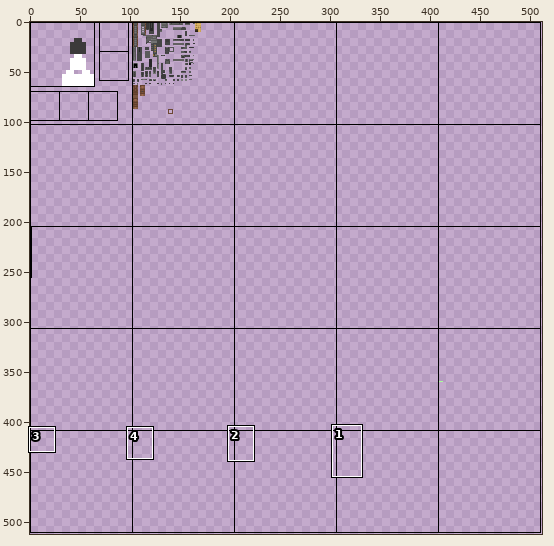
Sprite sheet, stored at src/main/resources/assets/nukacraft/textures/guns/pistol10mm/pistol10mm.png. Above, an overview of the earlier version with the close-up marked.
Close-up. As it was:
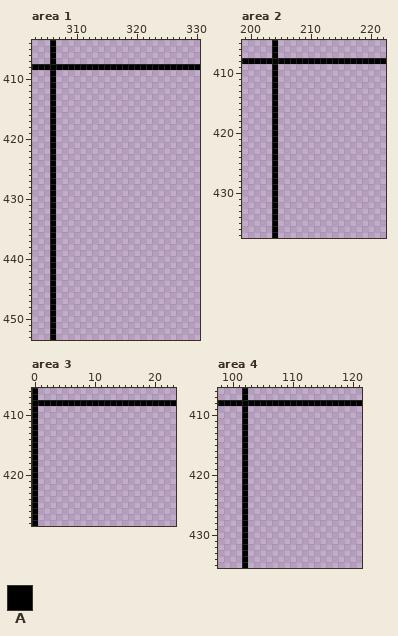
The file is 512x512 pixels. Colours within 5 levels of each other are drawn and written as one. Shown: area 1: x 303..330, y 404..453; area 2: x 199..222, y 405..437; area 3: x 0..23, y 406..428; area 4: x 98..121, y 406..435. The commit also changed other parts of the picture, which this record leaves out.
Palette (. is transparent): A #000000
Pixels before, area 1, first column x 303:
404 ...A........................
405 ...A........................
406 ...A........................
407 ...A........................
408 AAAAAAAAAAAAAAAAAAAAAAAAAAAA
409 ...A........................
410 ...A........................
411 ...A........................
412 ...A........................
413 ...A........................
414 ...A........................
415 ...A........................
416 ...A........................
417 ...A........................
418 ...A........................
419 ...A........................
420 ...A........................
421 ...A........................
422 ...A........................
423 ...A........................
424 ...A........................
425 ...A........................
426 ...A........................
427 ...A........................
428 ...A........................
429 ...A........................
430 ...A........................
431 ...A........................
432 ...A........................
433 ...A........................
434 ...A........................
435 ...A........................
436 ...A........................
437 ...A........................
438 ...A........................
439 ...A........................
440 ...A........................
441 ...A........................
442 ...A........................
443 ...A........................
444 ...A........................
445 ...A........................
446 ...A........................
447 ...A........................
448 ...A........................
449 ...A........................
450 ...A........................
451 ...A........................
452 ...A........................
453 ...A........................
Pixels before, area 2, first column x 199:
405 .....A..................
406 .....A..................
407 .....A..................
408 AAAAAAAAAAAAAAAAAAAAAAAA
409 .....A..................
410 .....A..................
411 .....A..................
412 .....A..................
413 .....A..................
414 .....A..................
415 .....A..................
416 .....A..................
417 .....A..................
418 .....A..................
419 .....A..................
420 .....A..................
421 .....A..................
422 .....A..................
423 .....A..................
424 .....A..................
425 .....A..................
426 .....A..................
427 .....A..................
428 .....A..................
429 .....A..................
430 .....A..................
431 .....A..................
432 .....A..................
433 .....A..................
434 .....A..................
435 .....A..................
436 .....A..................
437 .....A..................
Pixels before, area 3, first column x 0:
406 A.......................
407 A.......................
408 AAAAAAAAAAAAAAAAAAAAAAAA
409 A.......................
410 A.......................
411 A.......................
412 A.......................
413 A.......................
414 A.......................
415 A.......................
416 A.......................
417 A.......................
418 A.......................
419 A.......................
420 A.......................
421 A.......................
422 A.......................
423 A.......................
424 A.......................
425 A.......................
426 A.......................
427 A.......................
428 A.......................
Pixels before, area 4, first column x 98:
406 ....A...................
407 ....A...................
408 AAAAAAAAAAAAAAAAAAAAAAAA
409 ....A...................
410 ....A...................
411 ....A...................
412 ....A...................
413 ....A...................
414 ....A...................
415 ....A...................
416 ....A...................
417 ....A...................
418 ....A...................
419 ....A...................
420 ....A...................
421 ....A...................
422 ....A...................
423 ....A...................
424 ....A...................
425 ....A...................
426 ....A...................
427 ....A...................
428 ....A...................
429 ....A...................
430 ....A...................
431 ....A...................
432 ....A...................
433 ....A...................
434 ....A...................
435 ....A...................
After the commit:
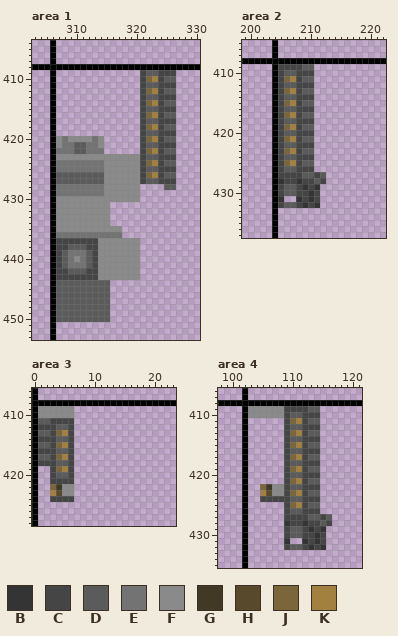
Colours new in this view: B #343434  C #454545  D #5b5b5b  E #737373  F #8a8a8a  G #413825  H #58492d  J #7b653b  K #a28140
Diff:
Changed rows in their new state; - is an unchanged pixel.
Area 1:
first column x 307:
409 --------------CDDCCC
410 --------------CJKCDD
411 --------------CDDCCC
412 --------------CJKCDD
413 --------------CDDCCC
414 --------------CJKCDD
415 --------------CDDCCC
416 --------------CJKCDD
417 --------------CDDCCC
418 --------------CJKCDD
419 --------------CDDCCC
420 FEFFFFEF------CJKCDD
421 FEEDDEEF------CDDCCC
422 EEEDDEEE------CJKCDD
423 FFFFFFFFFFFFFFCDDCCC
424 EEEEEEEEFFFFFFCJKCDD
425 EEEEEEEEFFFFFFCDDCCC
426 DDDDDDDDFFFFFFCJKCDD
427 DDDDDDDDFFFFFFCDDCCC
428 EEEEEEEEFFFFFF----DD
429 EEEEEEEEFFFFFF------
430 FFFFFFFFFFFFFF------
431 FFFFFFFFF-----------
432 FFFFFFFFF-----------
433 FFFFFFFFF-----------
434 FFFFFFFFF-----------
435 FFFFFFFFFFF---------
436 EEEEEEEEEEE---------
437 CCCCCCCFFFFFFF------
438 CCDDDCCFFFFFFF------
439 CDEEEDCFFFFFFF------
440 CDEFEDCFFFFFFF------
441 CDEEEDCFFFFFFF------
442 CCDDDCCFFFFFFF------
443 CCCCCCCFFFFFFF------
444 DDDDDDDDD-----------
445 DDDDDDDDD-----------
446 DDDDDDDDD-----------
447 DDDDDDDDD-----------
448 DDDDDDDDD-----------
449 DDDDDDDDD-----------
450 DDDDDDDDD-----------
Area 2:
first column x 205:
409 CCCCDD--
410 CDDCCC--
411 CJKCDD--
412 CDDCCC--
413 CJKCDD--
414 CDDCCC--
415 CJKCDD--
416 CDDCCC--
417 CJKCDD--
418 CDDCCC--
419 CJKCDD--
420 CDDCCC--
421 CJKCDD--
422 CDDCCC--
423 CJKCDD--
424 CDDCCC--
425 CJKCDD--
426 CDDCCC--
427 CCCCDDCD
428 BCCBCCDC
429 CDDCBCB-
430 CDDCCBC-
431 B--BCBC-
432 CDDCBCB-
Area 3:
first column x 1:
409 FFFFFF
410 FFFFFF
411 DDCCCC
412 CCCDDC
413 DDCJKC
414 CCCDDC
415 DDCJKC
416 CCCDDC
417 DDCJKC
418 CCCDDC
419 --CJKC
420 --CDDC
421 --CCCC
422 --JGFF
423 --KHFF
424 --CCCC
Area 4:
first column x 103:
409 FFFFFFCCCCDD--
410 FFFFFFCDDCCC--
411 ------CJKCDD--
412 ------CDDCCC--
413 ------CJKCDD--
414 ------CDDCCC--
415 ------CJKCDD--
416 ------CDDCCC--
417 ------CJKCDD--
418 ------CDDCCC--
419 ------CJKCDD--
420 ------CDDCCC--
421 ------CJKCDD--
422 --JGFFCDDCCC--
423 --KHFFCJKCDD--
424 --CCCCCDDCCC--
425 ------CJKCDD--
426 ------CDDCCC--
427 ------CCCCDDCD
428 ------BCCBCCDC
429 ------CDDCBCB-
430 ------CDDCCBC-
431 ------B--BCBC-
432 ------CDDCBCB-
